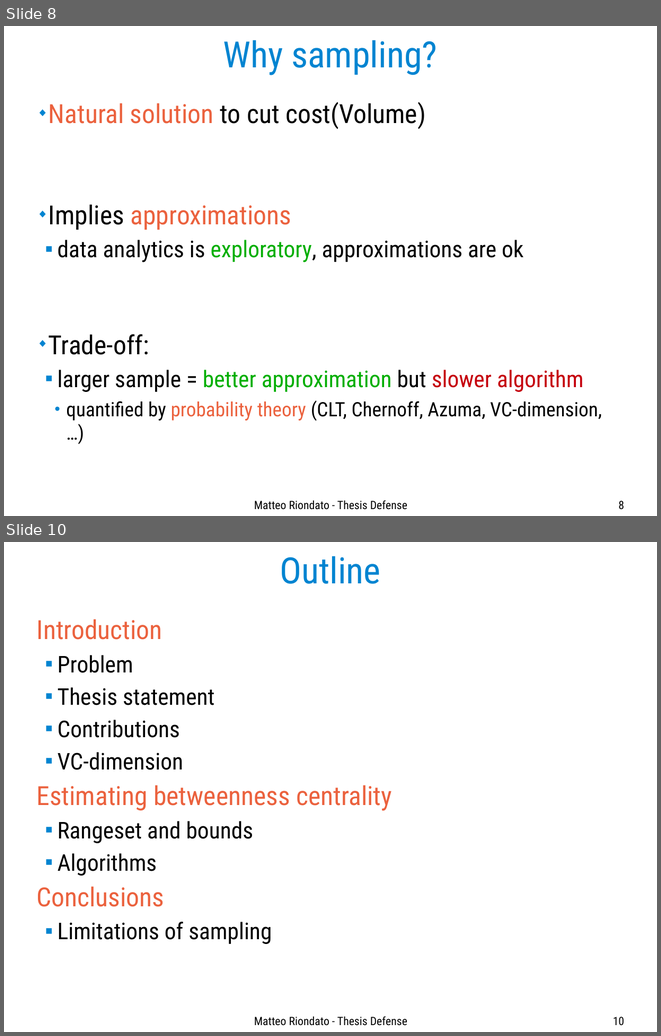
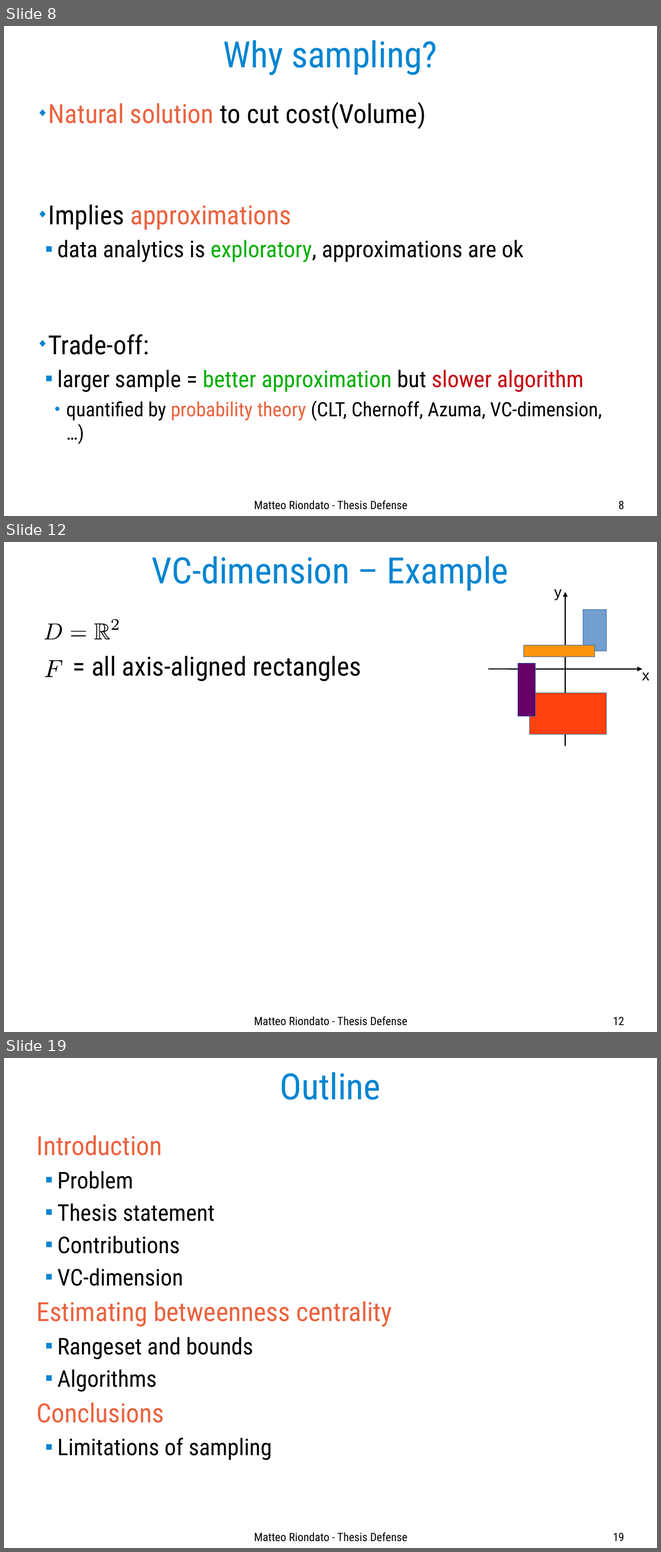
Before and after one commit to ZhizhongIsaacChen/dissertation, a slide deck: defense/Defense-talk.odp. Shown one above the other, each under a label of ours: slides 8 and 10 before the commit, slides 8, 12 and 19 after it; the slides between them are not shown. The pictures are 661x1036 and 661x1552 pixels, drawn with LibreOffice and Linux fonts; fonts in the diff are those of the drawing. Boxes give left, top, right and bottom in pixels: in the first picture for what was removed or moved away, otherwise in the second. Text is boxed around its words. In the diff, an @@ line names an element or a change of style, - is before the commit and + after.

```diff
--- a/defense/Defense-talk.odp
+++ b/defense/Defense-talk.odp
@@ slide 12 added at bbox=[4, 542, 657, 1032], background #FFFFFF @@
@@ title added at bbox=[152, 556, 509, 591], 44 pt, text #0084D1 @@
+VC-dimension – Example
@@ text added at bbox=[554, 589, 562, 600], 18 pt, text #000000 @@
+y
@@ arrow added from (565, 746) to (565, 592), #000000 1.45 pt @@
@@ group added at bbox=[43, 619, 120, 640]: 5 freeform shapes @@
@@ rectangle added at bbox=[583, 609, 607, 651], fill #729FCF, outline #3465A4 0 pt @@
@@ rectangle added at bbox=[523, 645, 595, 657], fill #FF950E, outline #3465A4 0 pt @@
@@ freeform shape added at bbox=[45, 661, 63, 677], fill #000000 @@
@@ text added at bbox=[91, 655, 361, 681], 32 pt, text #000000 @@
+= all axis-aligned rectangles
@@ arrow added from (488, 669) to (642, 669), #000000 1.45 pt @@
@@ rectangle added at bbox=[518, 663, 536, 716], fill #660066, outline #3465A4 0 pt @@
@@ text added at bbox=[642, 672, 650, 680], 18 pt, text #000000 @@
+x
@@ rectangle added at bbox=[530, 693, 607, 734], fill #FF420E, outline #3465A4 0 pt @@
@@ text added at bbox=[254, 1016, 407, 1025], 14 pt, text #000000 @@
+Matteo Riondato - Thesis Defense
@@ page number added at bbox=[613, 1016, 624, 1025], 14 pt, text #000000 @@
+12
@@ what was slide 10 is now slide 19 @@
@@ page number at bbox=[613, 1532, 624, 1541]: text changed @@
-10
+19
```
Also in this commit, not shown: 1 slide changed, 8 other slides added.
